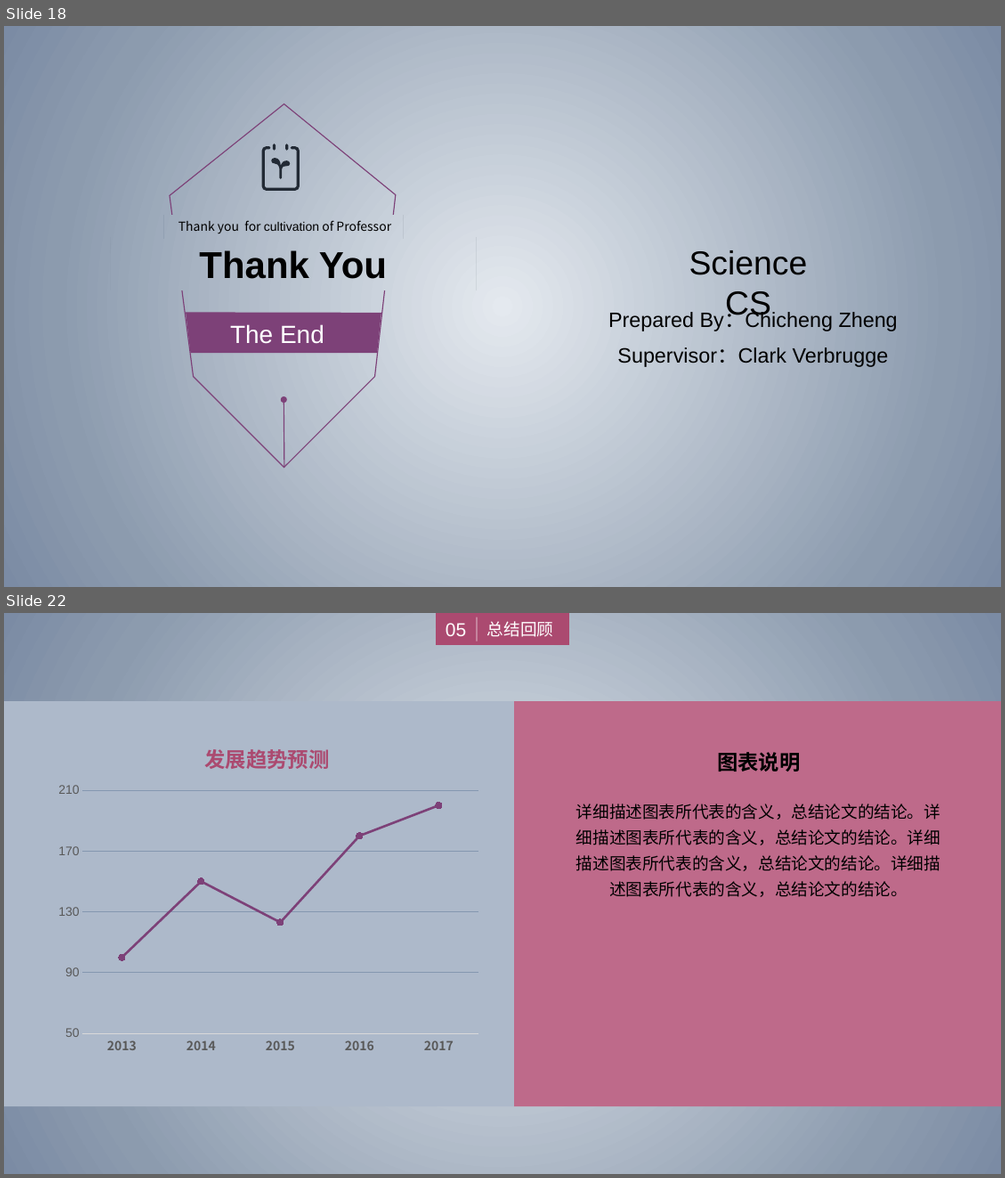
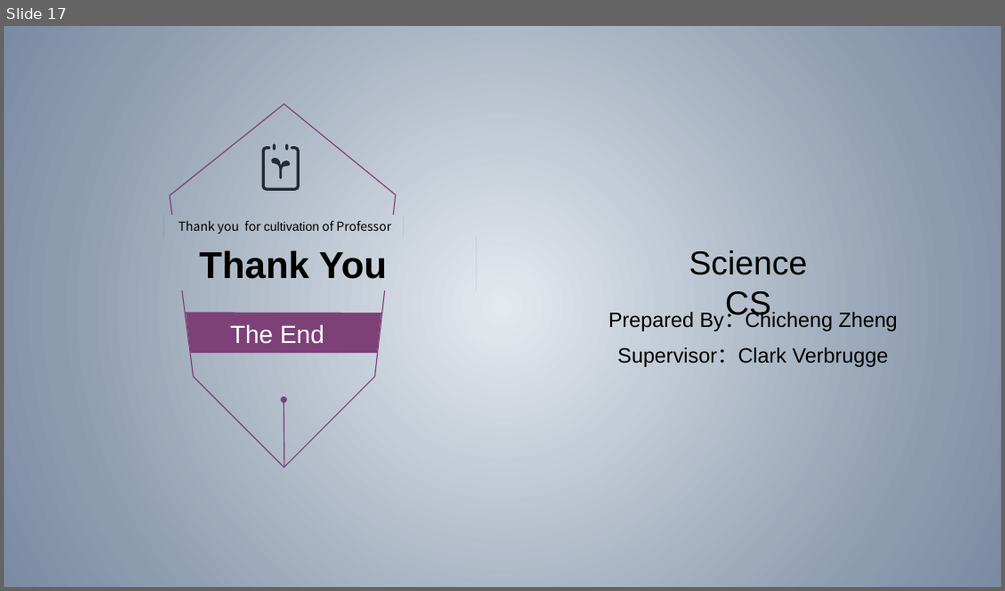
Before and after one commit to zhuangzhuang131419/McGill, a slide deck: COMP396/Presentation.pptx. Shown one above the other, each under a label of ours: slides 18 and 22 before the commit, slide 17 after it; the slides between them are not shown. The pictures are 1005x1178 and 1005x591 pixels, drawn with LibreOffice and Linux fonts; fonts in the diff are those of the drawing. Boxes give left, top, right and bottom in pixels: in the first picture for what was removed or moved away, otherwise in the second. Text is boxed around its words. In the diff, an @@ line names an element or a change of style, - is before the commit and + after.

```diff
--- a/COMP396/Presentation.pptx
+++ b/COMP396/Presentation.pptx
@@ slide 22 removed at (4,613,1001,1174), background gradient #E4E9EF to #8C9BAE to #7B8BA4 @@
@@ group removed at (437,613,568,644): 2 texts, 1 rectangle, 1 line @@
-总结回顾
-05
@@ rectangle removed at (4,701,514,1107) @@
@@ rectangle removed at (514,701,1001,1107) @@
@@ line chart removed at (49,770,487,1061) @@
-categories: 2013, 2014, 2015, 2016, 2017
-Series 1: 100, 150, 123, 180, 200
@@ text removed at (204,749,329,769) @@
-发展趋势预测
@@ text removed at (717,752,800,771) @@
-图表说明
@@ text removed at (576,803,940,897) @@
-详细描述图表所代表的含义，总结论文的结论。详细描述图表所代表的含义，总结论文的结论。详细描述图表所代表的含义，总结论文的结论。详细描述图表所代表的含义，总结论文的结论。
@@ what was slide 18 is now slide 17 @@
```
Also in this commit, not shown: 6 other slides removed.
